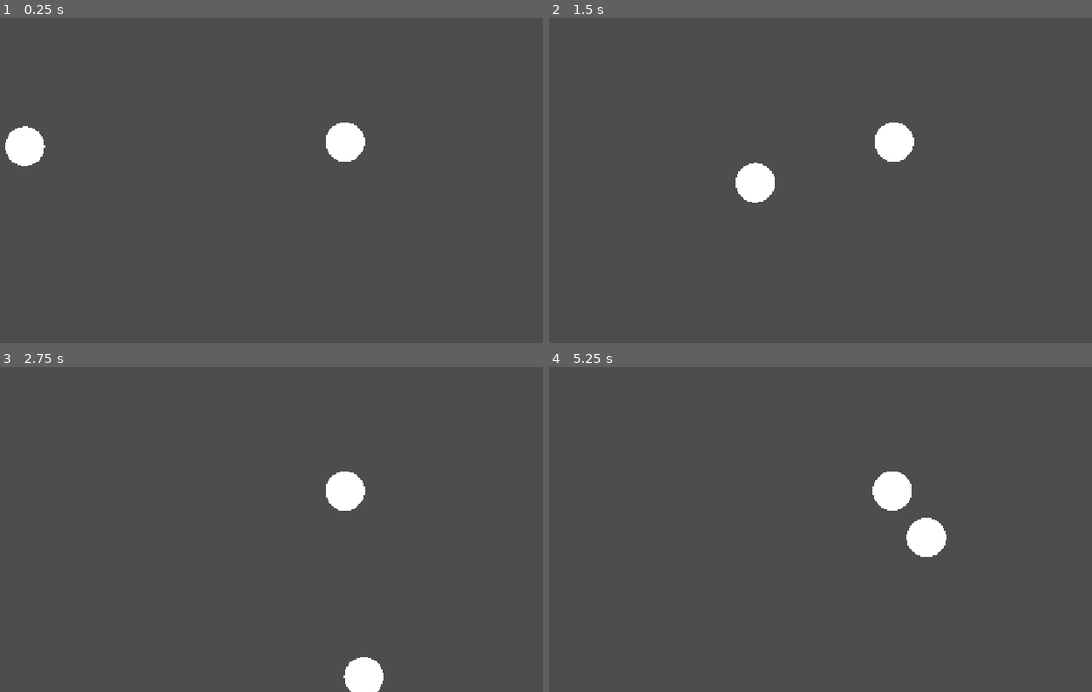
Above: before the commit, frames 1-4 (two rows, left to right).
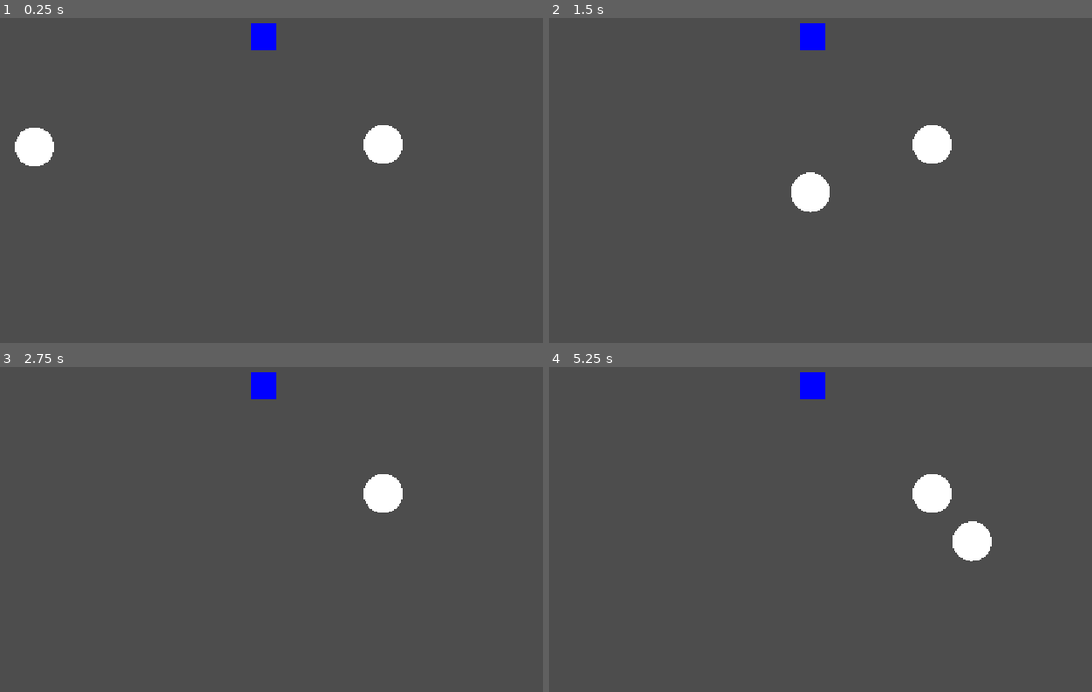
Above: after the commit, the same moments.

Repository: d5n6h2/WholesomeCookingGameCSE3020
Game: Godot game, scene res://scenes/game.tscn
The game is run twice, just before and just after one commit, with the same random seed, the same clock (stepped at 60 frames per second) and the same inputs.
Inputs:
- Up to frame 1 (0.25 s): no input
- Up to frame 2 (1.5 s): tap Enter at 0.5 s; hold F (actor_one_right) 0.53-1.28 s; hold W (actor_one_interact) 0.53-1.28 s; tap Shift (actor_two_interact) at 0.8, 1.35 s; hold D (actor_one_down) from 1.28 s (still down)
- Up to frame 3 (2.75 s): tap W (actor_one_interact) at 1.55 s; release D (actor_one_down) at 2.03 s; hold F (actor_one_right) from 2.03 s (still down); hold W (actor_one_interact) from 2.03 s (still down); tap Shift (actor_two_interact) at 2.3 s
- Up to frame 4 (5.25 s): release F (actor_one_right) at 2.78 s; release W (actor_one_interact) at 2.78 s; hold E (actor_one_up) 2.78-3.53 s; tap Shift (actor_two_interact) at 2.85, 3.8, 4.35 s; tap W (actor_one_interact) at 3.05, 4.55 s; hold W (actor_one_interact) 3.53-4.28 s; hold S (actor_one_left) 3.53-5.03 s; tap Space at 4.25 s; tap Enter at 5 s; hold D (actor_one_down) from 5.03 s (still down); hold W (actor_one_interact) from 5.03 s (still down)

The runs differ from the first frame. In frame 1, 2.2% of the frame differs, in the area x 0-75%, y 1-46%; in frame 2, 3.1%; in frame 3, 2.4%; in frame 4, 3.1%, in the area x 46-82%, y 1-60%.

Commit message:
Basic Interaction Component + Interactable
added two components and restructured actor class to be an interface

Diff:
--- /dev/null
+++ b/whole-cooking-game/scenes/interactable.tscn
@@ -0,0 +1,8 @@
+[gd_scene format=3 uid="uid://b2sovplcg6xa4"]
+
+[ext_resource type="Script" uid="uid://dw7txr3btn5ox" path="res://scripts/interactable.gd" id="1_56v82"]
+
+[node name="Interactable" type="Area2D" unique_id=658982105]
+collision_layer = 2
+collision_mask = 0
+script = ExtResource("1_56v82")
--- /dev/null
+++ b/whole-cooking-game/scenes/interaction_component.tscn
@@ -0,0 +1,20 @@
+[gd_scene format=3 uid="uid://bgtmmv8eby8n4"]
+
+[ext_resource type="Script" uid="uid://c22rtguorm68n" path="res://scripts/interaction_component.gd" id="1_8b000"]
+
+[sub_resource type="CircleShape2D" id="CircleShape2D_5u5kh"]
+radius = 50.0
+
+[node name="InteractionComponent" type="Node2D" unique_id=579036710]
+script = ExtResource("1_8b000")
+
+[node name="InteractRange" type="Area2D" parent="." unique_id=531190059]
+collision_layer = 0
+collision_mask = 2
+
+[node name="CollisionShape2D" type="CollisionShape2D" parent="InteractRange" unique_id=1054131356]
+shape = SubResource("CircleShape2D_5u5kh")
+debug_color = Color(0.77406645, 0.44236073, 1.92523e-07, 0.41960785)
+
+[connection signal="area_entered" from="InteractRange" to="." method="_on_interact_range_area_entered"]
+[connection signal="area_exited" from="InteractRange" to="." method="_on_interact_range_area_exited"]
--- a/whole-cooking-game/scenes/player_movement_test_scene.tscn
+++ b/whole-cooking-game/scenes/player_movement_test_scene.tscn
@@ -1,6 +1,10 @@
 [gd_scene format=3 uid="uid://c4nq8144xatta"]
 
 [ext_resource type="Script" uid="uid://ihxhwux6mqd6" path="res://scripts/actor.gd" id="1_w0ew2"]
+[ext_resource type="Script" uid="uid://c87r5bubkdt3c" path="res://scripts/actor_movement.gd" id="2_bleyb"]
+[ext_resource type="PackedScene" uid="uid://bgtmmv8eby8n4" path="res://scenes/interaction_component.tscn" id="2_v4q6e"]
+[ext_resource type="Script" uid="uid://cgn3g51dmg3ap" path="res://scripts/test_interaction_object.gd" id="4_8shxo"]
+[ext_resource type="PackedScene" uid="uid://b2sovplcg6xa4" path="res://scenes/interactable.tscn" id="5_s3vqv"]
 
 [sub_resource type="SphereMesh" id="SphereMesh_bleyb"]
 radius = 32.5
@@ -9,26 +13,62 @@
 [sub_resource type="CircleShape2D" id="CircleShape2D_v4q6e"]
 radius = 33.01515
 
+[sub_resource type="QuadMesh" id="QuadMesh_05ayi"]
+
+[sub_resource type="CircleShape2D" id="CircleShape2D_5u5kh"]
+radius = 1.1064966
+
 [node name="PlayerMovementTestScene" type="Node2D" unique_id=1909120556]
 
-[node name="ActorOne" type="CharacterBody2D" parent="." unique_id=1436145247]
-position = Vector2(-280, -1)
-motion_mode = 1
+[node name="ActorOne" type="Node2D" parent="." unique_id=1101958769 node_paths=PackedStringArray("character_body", "interaction_component")]
 script = ExtResource("1_w0ew2")
+character_body = NodePath("ActorMovement")
+interaction_component = NodePath("ActorMovement/InteractionComponent")
+metadata/_custom_type_script = "uid://ihxhwux6mqd6"
 
-[node name="MeshInstance2D" type="MeshInstance2D" parent="ActorOne" unique_id=1350964229]
+[node name="ActorMovement" type="CharacterBody2D" parent="ActorOne" unique_id=135722501]
+position = Vector2(-264, 0)
+script = ExtResource("2_bleyb")
+metadata/_custom_type_script = "uid://c87r5bubkdt3c"
+
+[node name="InteractionComponent" parent="ActorOne/ActorMovement" unique_id=579036710 instance=ExtResource("2_v4q6e")]
+
+[node name="MeshInstance2D" type="MeshInstance2D" parent="ActorOne/ActorMovement" unique_id=1350964229]
 mesh = SubResource("SphereMesh_bleyb")
 
-[node name="CollisionShape2D" type="CollisionShape2D" parent="ActorOne" unique_id=2042906602]
+[node name="CollisionShape2D" type="CollisionShape2D" parent="ActorOne/ActorMovement" unique_id=2042906602]
 shape = SubResource("CircleShape2D_v4q6e")
 
-[node name="ActorTwo" type="CharacterBody2D" parent="." unique_id=1150936064]
-position = Vector2(249, -8)
-motion_mode = 1
+[node name="ActorTwo" type="Node2D" parent="." unique_id=1643284868 node_paths=PackedStringArray("character_body", "interaction_component")]
 script = ExtResource("1_w0ew2")
+character_body = NodePath("ActorMovement")
+interaction_component = NodePath("ActorMovement")
+metadata/_custom_type_script = "uid://ihxhwux6mqd6"
 
-[node name="MeshInstance2D" type="MeshInstance2D" parent="ActorTwo" unique_id=898966488]
+[node name="ActorMovement" type="CharacterBody2D" parent="ActorTwo" unique_id=962118497]
+position = Vector2(312, -4)
+script = ExtResource("2_bleyb")
+metadata/_custom_type_script = "uid://c87r5bubkdt3c"
+
+[node name="InteractionComponent" parent="ActorTwo/ActorMovement" unique_id=1510513139 instance=ExtResource("2_v4q6e")]
+
+[node name="MeshInstance2D" type="MeshInstance2D" parent="ActorTwo/ActorMovement" unique_id=898966488]
 mesh = SubResource("SphereMesh_bleyb")
 
-[node name="CollisionShape2D" type="CollisionShape2D" parent="ActorTwo" unique_id=1202632321]
+[node name="CollisionShape2D" type="CollisionShape2D" parent="ActorTwo/ActorMovement" unique_id=1202632321]
 shape = SubResource("CircleShape2D_v4q6e")
+
+[node name="Camera2D" type="Camera2D" parent="." unique_id=1792273983]
+
+[node name="MeshInstance2D" type="MeshInstance2D" parent="." unique_id=1634788267 node_paths=PackedStringArray("interactable")]
+modulate = Color(0, 0, 1, 1)
+position = Vector2(114, -181.99998)
+scale = Vector2(42.5, 43.5)
+mesh = SubResource("QuadMesh_05ayi")
+script = ExtResource("4_8shxo")
+interactable = NodePath("Interactable")
+
+[node name="Interactable" parent="MeshInstance2D" unique_id=658982105 instance=ExtResource("5_s3vqv")]
+
+[node name="CollisionShape2D" type="CollisionShape2D" parent="MeshInstance2D/Interactable" unique_id=1372898694]
+shape = SubResource("CircleShape2D_5u5kh")
--- a/whole-cooking-game/scripts/actor.gd
+++ b/whole-cooking-game/scripts/actor.gd
@@ -1,42 +1,34 @@
 class_name Actor
-extends CharacterBody2D
+extends Node2D
+
+
+#region Components
+
+@export var character_body : ActorMovement
+@export var interaction_component : Node2D
+
+#endregion
 
 
 var move_speed : float = 400.0
 var move_accel : float = 20.0
 var move_decel : float = 40.0
 
-var movement_input: Vector2 = Vector2.ZERO
-var interact_input: bool = false
-
 
 func _ready() -> void:
 	add_to_group("actor")
 
-
-func _physics_process(delta: float) -> void:
-
-	# lerp changes a value over time rather than instantly setting it
-	# makes the movement "smoother" with accel/decel values
-	if movement_input:
-		velocity.x = lerp(velocity.x, movement_input.x*move_speed, move_accel*delta)
-		velocity.y = lerp(velocity.y, movement_input.y*move_speed, move_accel*delta)
-	else:
-		velocity.x = lerp(velocity.x, 0.0, move_decel*delta)
-		velocity.y = lerp(velocity.y, 0.0, move_decel*delta)
-
-	move_and_slide()
 
 
 #region setters/getters
 
 
 func set_movement_input(input: Vector2) -> void:
-	movement_input = input
+	character_body.set_movement_input(input)
 
 
 func set_interact_input(input: bool) -> void:
-	interact_input = input
+	interaction_component.set_interact_input(input)
 
 
 #endregion
--- /dev/null
+++ b/whole-cooking-game/scripts/actor_movement.gd
@@ -0,0 +1,38 @@
+class_name ActorMovement
+extends CharacterBody2D
+
+
+var move_speed : float = 500.0
+var move_accel : float = 20.0
+var move_decel : float = 40.0
+
+var movement_input: Vector2 = Vector2.ZERO
+var interact_input: bool = false
+
+
+func _physics_process(delta: float) -> void:
+
+	# lerp changes a value over time rather than instantly setting it
+	# makes the movement "smoother" with accel/decel values
+	if movement_input:
+		velocity.x = lerp(velocity.x, movement_input.x*move_speed, move_accel*delta)
+		velocity.y = lerp(velocity.y, movement_input.y*move_speed, move_accel*delta)
+	else:
+		velocity.x = lerp(velocity.x, 0.0, move_decel*delta)
+		velocity.y = lerp(velocity.y, 0.0, move_decel*delta)
+
+	move_and_slide()
+
+
+#region setters/getters
+
+
+func set_movement_input(input: Vector2) -> void:
+	movement_input = input
+
+
+func set_interact_input(input: bool) -> void:
+	interact_input = input
+
+
+#endregion
--- a/whole-cooking-game/scripts/input_controller.gd
+++ b/whole-cooking-game/scripts/input_controller.gd
@@ -5,15 +5,36 @@
 @export var actor_two: Actor
 
 
+func _input(event: InputEvent) -> void:
+	if event.is_action_pressed("actor_one_interact"):
+		if actor_one.has_method("set_interact_input"):
+			actor_one.set_interact_input(true)
+	if event.is_action_pressed("actor_two_interact"):
+		if actor_two.has_method("set_interact_input"):
+			actor_two.set_interact_input(true)
+
+
 func _process(_delta: float) -> void:
 	if not actor_one or not actor_two:
 		return
 
+	set_actor_one_inputs()
+	set_actor_two_inputs()
+
+
+func set_actor_one_inputs() -> void:
 	var actor_one_movement_input: Vector2 = Input.get_vector("actor_one_left", "actor_one_right", "actor_one_up", "actor_one_down")
 	if actor_one.has_method("set_movement_input"):
 		actor_one.set_movement_input(actor_one_movement_input)
 
+	#if actor_one.has_method("set_interact_input"):
+		#actor_one.set_interact_input(Input.is_action_pressed("actor_one_interact"))
 
+
+func set_actor_two_inputs() -> void:
 	var actor_two_movement_input: Vector2 = Input.get_vector("actor_two_left", "actor_two_right", "actor_two_up", "actor_two_down")
 	if actor_two.has_method("set_movement_input"):
 		actor_two.set_movement_input(actor_two_movement_input)
+
+	#if actor_two.has_method("set_interact_input"):
+		#actor_two.set_interact_input(Input.is_action_pressed("actor_two_interact"))
--- /dev/null
+++ b/whole-cooking-game/scripts/interactable.gd
@@ -0,0 +1,11 @@
+class_name Interactable
+extends Area2D
+
+
+@export var interact_name: String = ""
+@export var is_interactable: bool = true
+@export var interaction_priority: int = 0
+
+
+var interact: Callable = func():
+	pass
--- /dev/null
+++ b/whole-cooking-game/scripts/interaction_component.gd
@@ -0,0 +1,43 @@
+extends Node2D
+
+
+var current_interactions := []
+var can_interact := true
+
+
+func _process(_delta: float) -> void:
+	if not current_interactions and can_interact:
+		return
+
+	current_interactions.sort_custom(_sort_by_nearest)
+	if current_interactions[0].is_interactable:
+		# interaction is possible
+		pass
+
+
+func _sort_by_nearest(area1, area2):
+	var area1_distance = global_position.distance_to(area1.global_position)
+	var area2_distance = global_position.distance_to(area2.global_position)
+
+	return area1_distance < area2_distance
+
+
+func _on_interact_range_area_entered(area: Area2D) -> void:
+	current_interactions.push_front(area)
+
+
+func _on_interact_range_area_exited(area: Area2D) -> void:
+	current_interactions.erase(area)
+
+func set_interact_input(input: bool) -> void:
+	if not input:
+		return
+
+	if not can_interact:
+		return
+
+	if current_interactions:
+		can_interact = false
+		await current_interactions[0].interact.call()
+
+		can_interact = true
--- /dev/null
+++ b/whole-cooking-game/scripts/test_interaction_object.gd
@@ -0,0 +1,13 @@
+extends MeshInstance2D
+
+
+@export var interactable: Interactable
+
+
+func _ready() -> void:
+	interactable.interact = _on_interact
+
+
+func _on_interact() -> void:
+	interactable.is_interactable = false
+	print("interacted")
Not shown, added: whole-cooking-game/scripts/actor_movement.gd.uid
Not shown, added: whole-cooking-game/scripts/interactable.gd.uid
Not shown, added: whole-cooking-game/scripts/interaction_component.gd.uid
Not shown, added: whole-cooking-game/scripts/test_interaction_object.gd.uid
